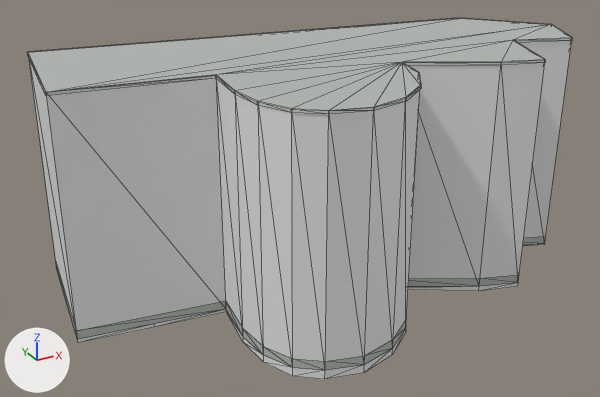
One commit to the glTF model public/models/buildings/osm-way-108855005.glb: the scene before it, then after it.
One viewpoint serves both versions: a 50 mm camera at (-15.3, -24.4, 16.3) aimed at (-1.2, 1.3, 3.5). The lights are fixed; the arrows at lower left show +X, +Y and +Z. The picture after the commit comes second. Mesh edges are drawn as thin lines. Where no turn or scale is listed for an object, it has been applied to the vertices. Vertices at exactly the same position are counted once.

In view in the first picture: 'building foundation 108855005', 'reality 108855005 near reality aged pale plaster', 'reality 108855005 near reality concrete plinth', 'reality 108855005 near reality flat weathered roof', 'reality 108855005 near reality pale aluminum sill'.
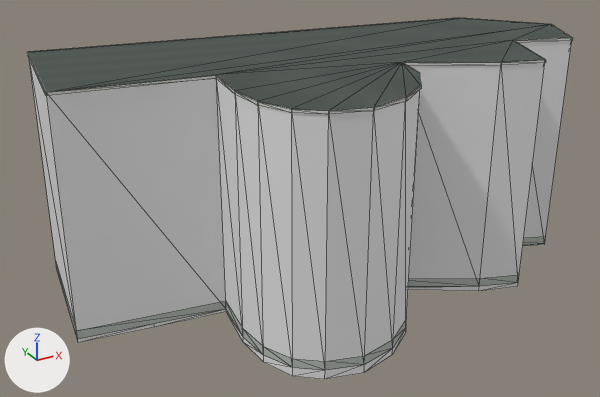
Boxes (x1, y1, x2, y2) around the edits, measured in the pictures (600 x 397 px):
'reality 108855005 near reality flat weathered roof', surface changed (darker)
    both: (28, 18, 572, 110)
part 1 of me_reality_108855005_near_reality_pale_aluminum_sill, built on
    before: (30, 18, 573, 114)
    after: (27, 18, 573, 114)

The edits, one by one:
Picture 'roof-color' (img_roof_color) is new.
In material 'reality flat weathered roof' (mat_reality_flat_weathered_roof), base_color is no longer (0.451, 0.475, 0.455), grey #b3b7b4.
In material 'reality flat weathered roof' (mat_reality_flat_weathered_roof), texture is now set to img_roof_color.
me_reality_108855005_near_reality_pale_aluminum_sill is used by ob_reality_108855005_near_reality_pale_aluminum_sill; location (0.0, 0.0, 0.0).
me_reality_108855005_near_reality_pale_aluminum_sill had 72 vertices, 36 faces and spanned x -10.2..10.8, y -5.0..6.8, z 8.9..9.0.
me_reality_108855005_near_reality_pale_aluminum_sill now has 90 vertices, 72 faces and spans x -10.2..10.8, y -5.0..6.8, z 8.9..9.0.
Part 1, on me_reality_108855005_near_reality_pale_aluminum_sill:
23 faces are deleted.
18 vertices are added at x -10.2..10.7, y -4.9..6.7, z 9.0.
59 new faces join them.
